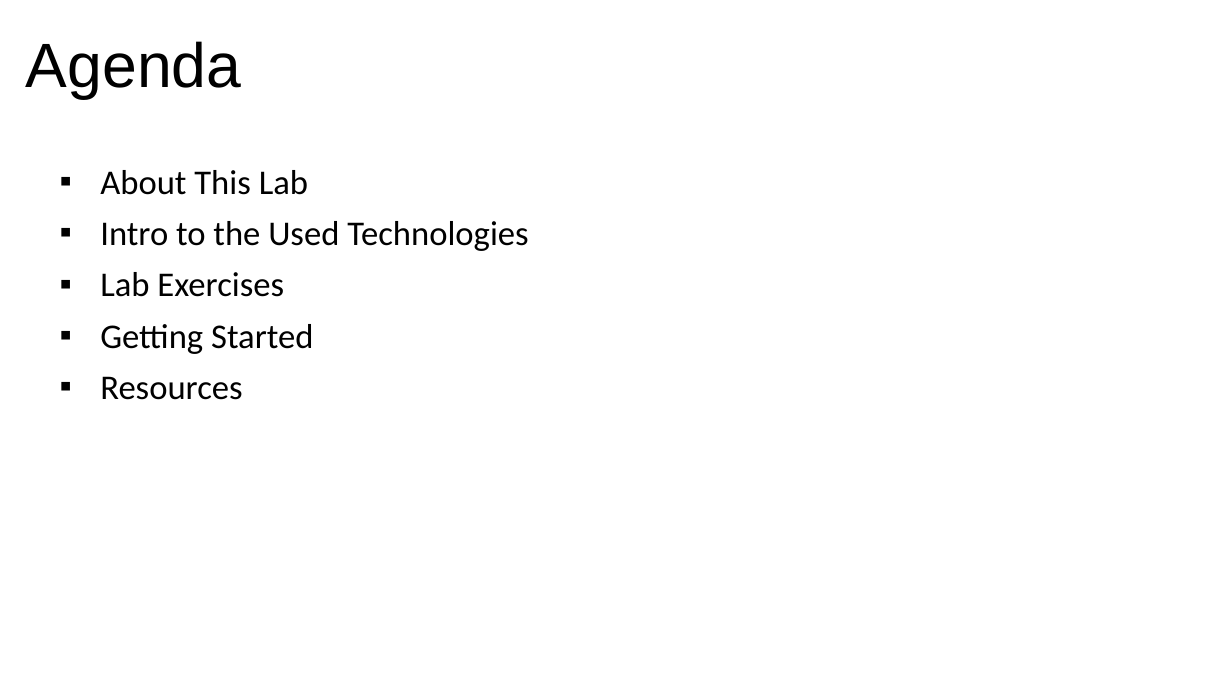
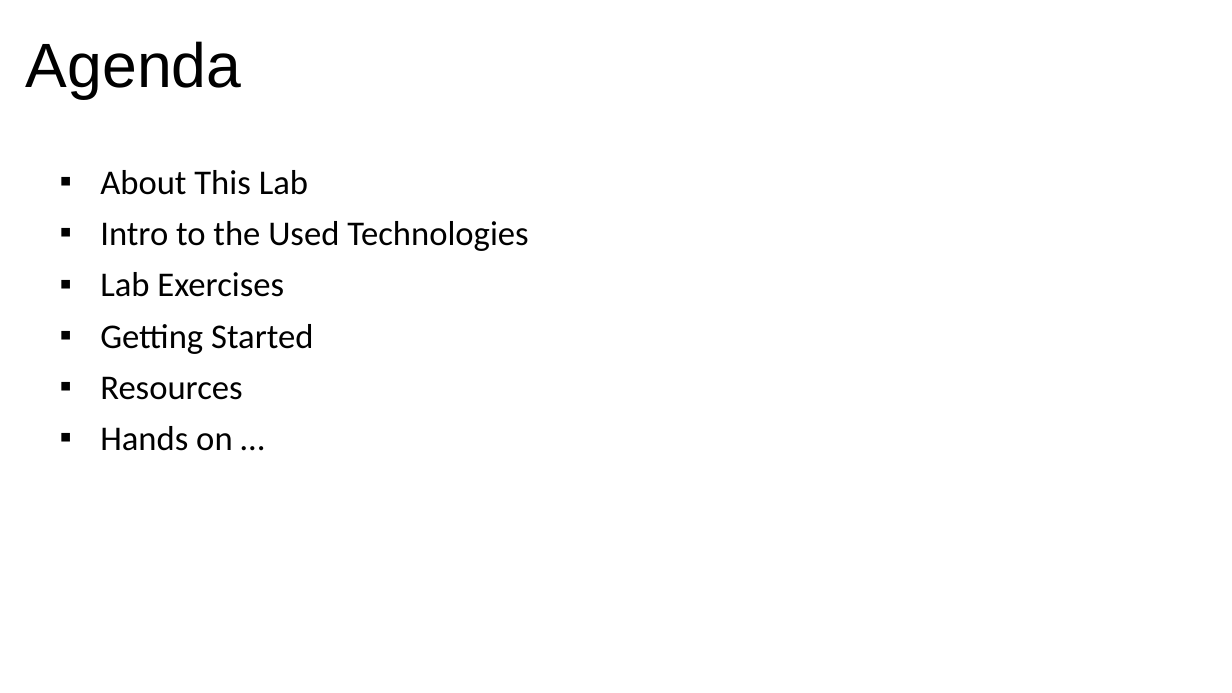
Before and after one commit to javaee/jersey-hol-sse-websocket, a slide deck: slide 4 of lab-guide-devoxx.pptx. Drawn at 1232x693 pixels with LibreOffice and Linux fonts; fonts in the diff are those of the drawing; background and template pictures are left out. Boxes give left, top, right and bottom in pixels: in the first picture for what was removed or moved away, otherwise in the second. Text is boxed around its words. In the diff, an @@ line names an element or a change of style, - is before the commit and + after.

```diff
--- a/lab-guide-devoxx.pptx
+++ b/lab-guide-devoxx.pptx
@@ text at bbox=[100, 426, 232, 451]: paragraph added @@
+▪ Hands on …
```
Also in this commit, not shown: 14 other slides changed, 3 slides added.
